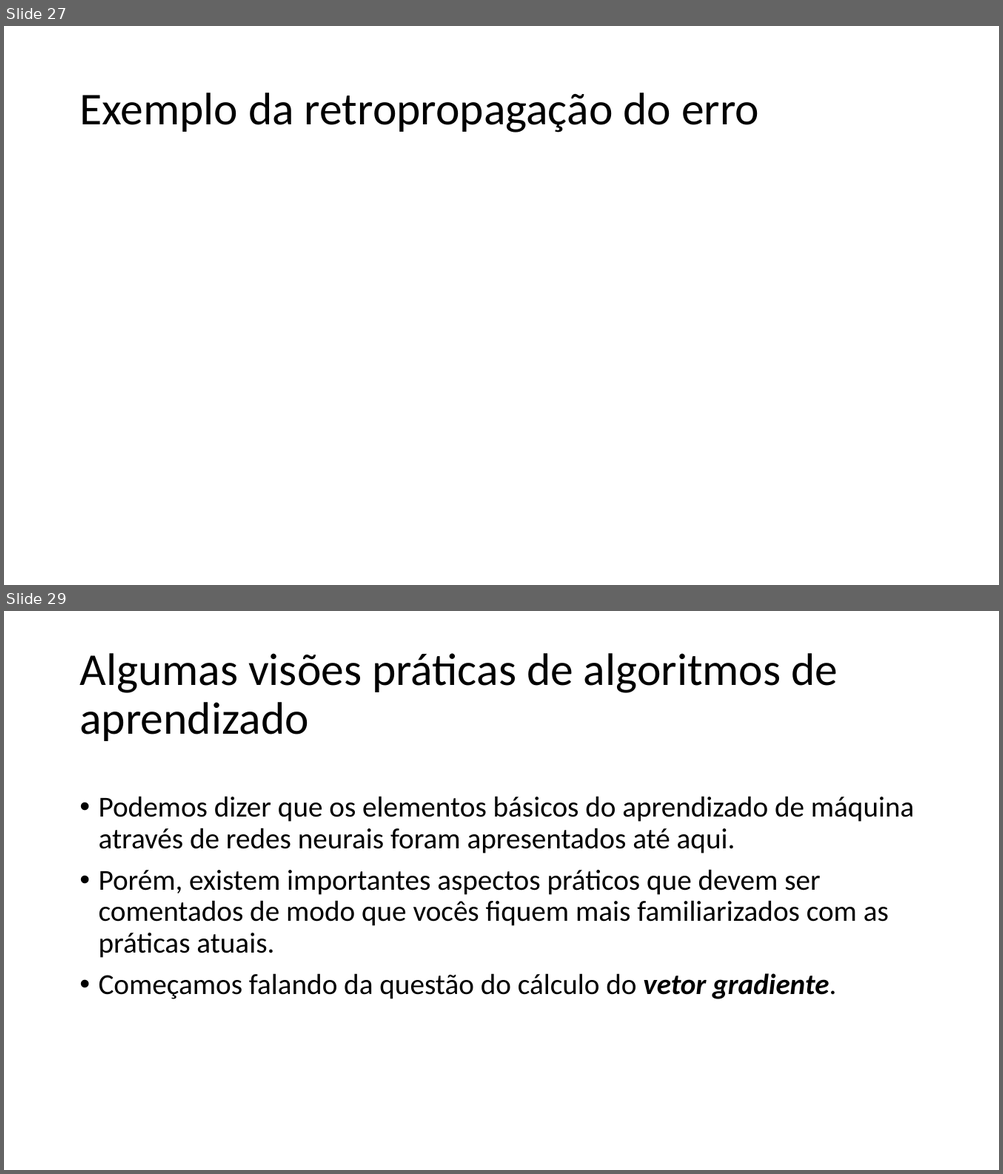
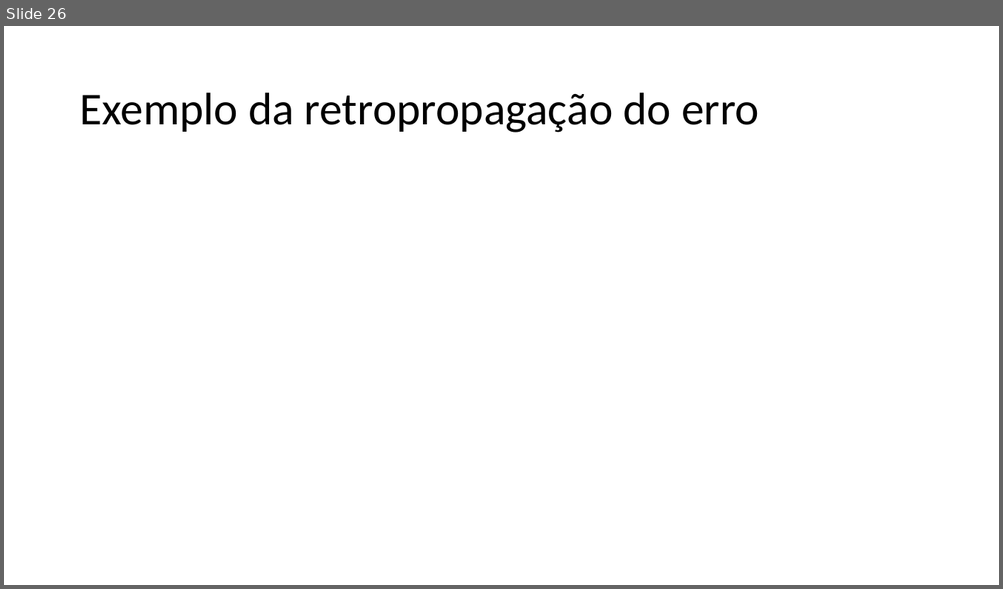
Before and after one commit to zz4fap/t320_aprendizado_de_maquina, a slide deck: slides/T320_Redes_Neurais_Artificiais (Parte III).pptx. Shown one above the other, each under a label of ours: slides 27 and 29 before the commit, slide 26 after it; the slides between them are not shown. The pictures are 1003x1174 and 1003x589 pixels, drawn with LibreOffice and Linux fonts; fonts in the diff are those of the drawing; grey boxes stand for pictures. Boxes give left, top, right and bottom in pixels: in the first picture for what was removed or moved away, otherwise in the second. Text is boxed around its words. In the diff, an @@ line names an element or a change of style, - is before the commit and + after.

```diff
--- a/slides/T320_Redes_Neurais_Artificiais (Parte III).pptx
+++ b/slides/T320_Redes_Neurais_Artificiais (Parte III).pptx
@@ slide 29 removed at box(4, 611, 999, 1170), background #FFFFFF @@
@@ title removed at box(79, 653, 837, 741) @@
-Algumas visões práticas de algoritmos de aprendizado
@@ text removed at box(99, 796, 913, 999) @@
-• Podemos dizer que os elementos básicos do aprendizado de máquina através de redes neurais foram apresentados até aqui.
-• Porém, existem importantes aspectos práticos que devem ser comentados de modo que vocês fiquem mais familiarizados com as práticas atuais.
-• Começamos falando da questão do cálculo do vetor gradiente.
@@ what was slide 27 is now slide 26 @@
```
Also in this commit, not shown: 4 slides changed, 3 slides added, 19 other slides removed, 9 other files.
